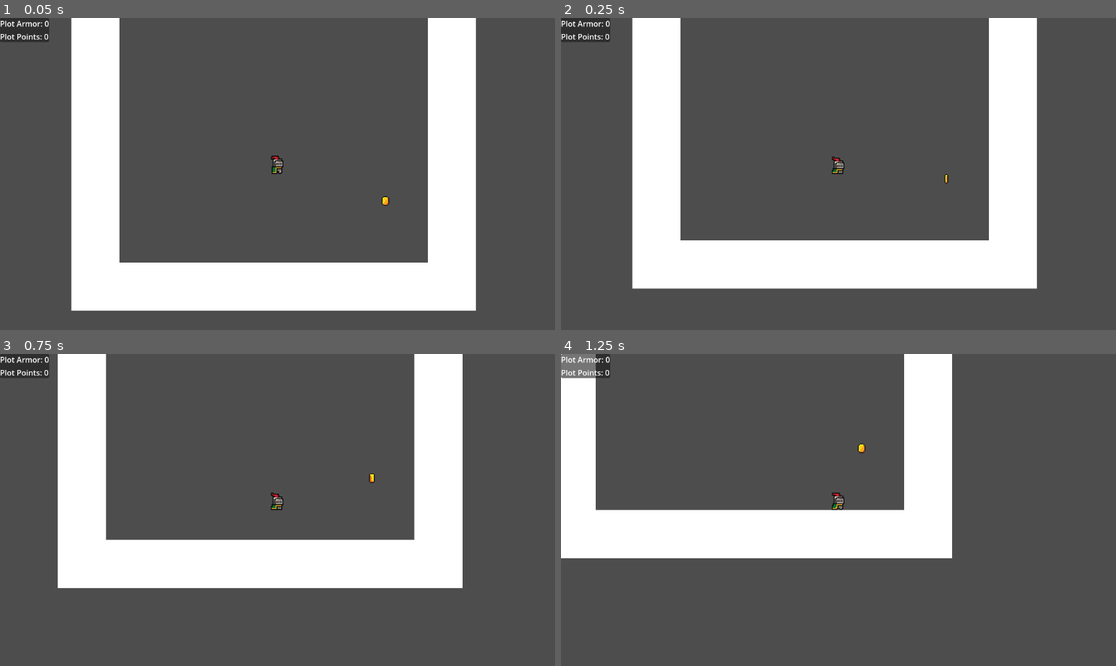
Above: before the commit, frames 1-4 (two rows, left to right).
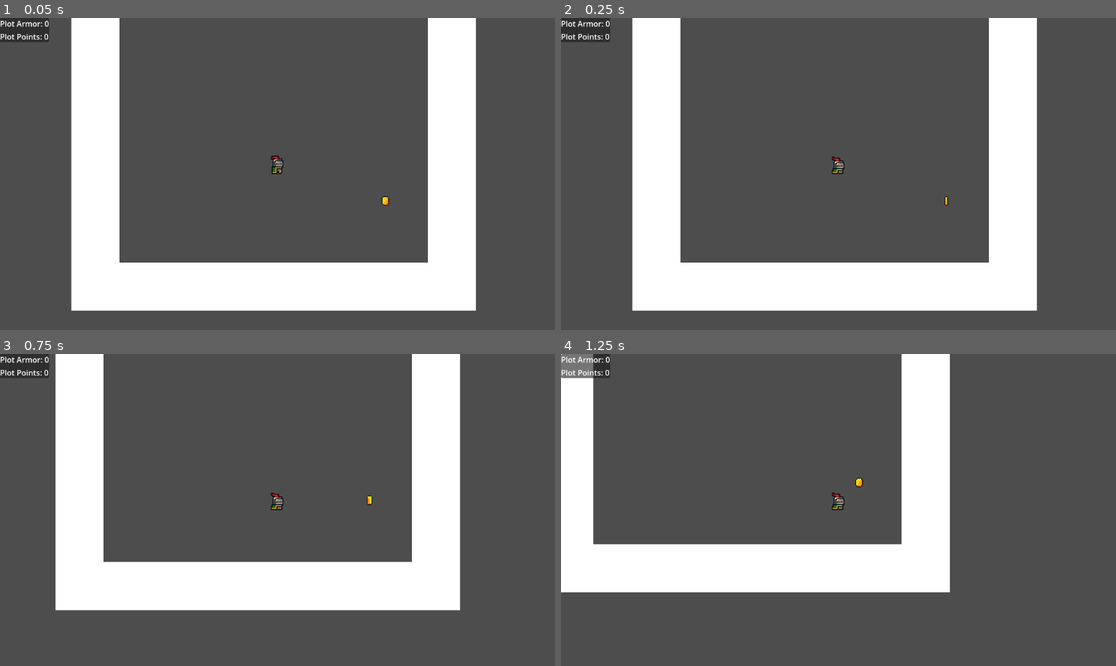
Above: after the commit, the same moments.

Repository: bustercrow-3818/the-gbj
Game: Godot game, scene res://stage/main_room.tscn
The game is run twice, just before and just after one commit, with the same random seed, the same clock (stepped at 60 frames per second) and the same inputs. The project has no main scene, so this scene is started directly.
Inputs:
- Up to frame 1 (0.05 s): no input
- Up to frame 2 (0.25 s): no input
- Up to frame 3 (0.75 s): hold D (right) from 0.53 s (still down); tap Space (jump) at 0.6 s
- Up to frame 4 (1.25 s): keep holding D (right); tap Space (jump) at 0.77, 1.07 s

Frame 1 is identical in both runs. In frame 2, 9.4% of the frame differs, in the area x 12-86%, y 49-94%; in frame 3, 11%; in frame 4, 15%, in the area x 0-71%, y 0-77%.
Error after the commit: Invalid access to property or key 'time_left' on a base object of type 'null instance'. (res://system/hud.gd:31)

Commit message:
more ground work toward news system

Diff:
--- /dev/null
+++ b/news_manager.gd
@@ -0,0 +1,6 @@
+extends Node
+class_name NewsManager
+
+@export_category("News Pools")
+@export var good_news_pool: NewsPool
+@export var bad_news_pool: NewsPool
--- a/player.gd
+++ b/player.gd
@@ -7,15 +7,9 @@
 var game_paused: bool = false
 
 @export_category("Stats")
-@export var run_accel: float = 25.0
-@export var run_decel: float = 50.0
-@export var run_speed_max: float = 300.0
+@export var move_stats: MovementStats
 var current_jump_height: float = 0
-@export var jump_speed: float = 500.0
-@export var jump_height_max: float = 5000.0
 var terminal_velocity: float = 1000.0
-@export var coyote_time: float = 0.5
-@export var fall_speed: float = 50.0
 
 @export_category("Other Stats")
 @export var max_plot_armor: int = 10
@@ -77,12 +71,12 @@
 	sprite.play(_new_animation)
 
 func idle(_data: Dictionary = {}) -> void:
-	velocity.x = move_toward(velocity.x, 0, run_decel)
+	velocity.x = move_toward(velocity.x, 0, move_stats.run_decel)
 
 	if direction != 0:
 		_change_state(states.RUN, "run")
 	elif Input.is_action_just_pressed("jump"):
-		velocity.y -= jump_speed
+		velocity.y -= move_stats.jump_speed
 		_change_state(states.JUMP, "jump")
 	elif is_on_floor() == false:
 		_change_state(states.COYOTE, "idle")
@@ -95,15 +89,15 @@
 	elif is_on_floor() == false:
 		_change_state(states.COYOTE, "run")
 	elif Input.is_action_just_pressed("jump"):
-		velocity.y -= jump_speed
+		velocity.y -= move_stats.jump_speed
 		_change_state(states.JUMP, "jump")
 
 
 func jump(_data: Dictionary = {}) -> void:
-	current_jump_height = move_toward(current_jump_height, jump_height_max, jump_speed)
+	current_jump_height = move_toward(current_jump_height, move_stats.jump_height_max, move_stats.jump_speed)
 	horizontal_motion()
 
-	if current_jump_height == jump_height_max or Input.is_action_just_released("jump") or is_on_ceiling():
+	if current_jump_height == move_stats.jump_height_max or Input.is_action_just_released("jump") or is_on_ceiling():
 		current_jump_height = 0
 		_change_state(states.FALL, "fall")
 
@@ -111,7 +105,7 @@
 	horizontal_motion()
 
 	if velocity.y < terminal_velocity:
-		velocity.y += fall_speed
+		velocity.y += move_stats.fall_speed
 
 	if is_on_floor():
 		current_jump_height = 0
@@ -123,16 +117,16 @@
 
 func dead(_data: Dictionary = {}) -> void:
 	if velocity.y < terminal_velocity:
-		velocity.y += fall_speed
+		velocity.y += move_stats.fall_speed
 
 func coyote_time_delay(_data: Dictionary = {}) -> void:
 	horizontal_motion()
 
 	if Input.is_action_just_pressed("jump"):
-		velocity.y -= jump_speed
+		velocity.y -= move_stats.jump_speed
 		_change_state(states.JUMP, "jump")
 	elif current_state != states.DEAD:
-		await get_tree().create_timer(coyote_time).timeout
+		await get_tree().create_timer(move_stats.coyote_time).timeout
 		_change_state(states.FALL, "fall")
 
 func horizontal_motion() -> void:
@@ -141,8 +135,8 @@
 	elif direction > 0:
 		sprite.flip_h = false
 
-	if velocity.x != run_speed_max * direction:
-		velocity.x = move_toward(velocity.x, run_speed_max * direction, run_accel)
+	if velocity.x != move_stats.run_speed_max * direction:
+		velocity.x = move_toward(velocity.x, move_stats.run_speed_max * direction, move_stats.run_accel)
 
 
 
--- a/player.tscn
+++ b/player.tscn
@@ -1,8 +1,13 @@
-[gd_scene load_steps=35 format=3 uid="uid://rs7jc5jasrwg"]
+[gd_scene load_steps=37 format=3 uid="uid://rs7jc5jasrwg"]
 
 [ext_resource type="Texture2D" uid="uid://dpjn6i8h3o3ir" path="res://assets/knight.png" id="1_4flbx"]
 [ext_resource type="Script" uid="uid://c074a03o7p4sn" path="res://player.gd" id="1_onrkg"]
+[ext_resource type="Script" uid="uid://dv8xgu7at6sn1" path="res://resources/stats/movement_stats.gd" id="2_hqtel"]
 [ext_resource type="PackedScene" uid="uid://b6ed5p3mrt3xf" path="res://system/hud.tscn" id="3_i3pqv"]
+
+[sub_resource type="Resource" id="Resource_sweqy"]
+script = ExtResource("2_hqtel")
+metadata/_custom_type_script = "uid://dv8xgu7at6sn1"
 
 [sub_resource type="CircleShape2D" id="CircleShape2D_i3pqv"]
 radius = 8.0
@@ -248,8 +253,7 @@
 
 [node name="player" type="CharacterBody2D" node_paths=PackedStringArray("sprite", "hud") groups=["player"]]
 script = ExtResource("1_onrkg")
-jump_height_max = 7500.0
-coyote_time = 0.05
+move_stats = SubResource("Resource_sweqy")
 sprite = NodePath("AnimatedSprite2D")
 hud = NodePath("hud")
 
--- a/resources/good_news/jump_higher.tres
+++ /dev/null
@@ -1,10 +0,0 @@
-[gd_resource type="Resource" script_class="News" load_steps=2 format=3 uid="uid://c7x501gegp0kj"]
-
-[ext_resource type="Script" uid="uid://fudv5kypsuig" path="res://resources/news_class.gd" id="1_3x2c8"]
-
-[resource]
-script = ExtResource("1_3x2c8")
-jump_height_adjustment = 32.0
-button_text = "You can jump higher now"
-tooltip = "Max jump height increased by one block"
-metadata/_custom_type_script = "uid://fudv5kypsuig"
--- /dev/null
+++ b/resources/news/bad_news/slippery_ground.tres
@@ -0,0 +1,10 @@
+[gd_resource type="Resource" script_class="StatsNews" load_steps=2 format=3 uid="uid://b1usqod0cwcu1"]
+
+[ext_resource type="Script" uid="uid://cg2y0cjedmpbk" path="res://resources/news/classes/stats_news.gd" id="1_qqvm1"]
+
+[resource]
+script = ExtResource("1_qqvm1")
+move_decel_adjustment = -10.0
+button_text = "Everything is more slippery"
+tooltip = "It takes longer to stop moving"
+metadata/_custom_type_script = "uid://cg2y0cjedmpbk"
--- /dev/null
+++ b/resources/news/classes/bad_news_class.gd
@@ -0,0 +1,2 @@
+extends News
+class_name BadNews
--- /dev/null
+++ b/resources/news/classes/good_news_class.gd
@@ -0,0 +1,2 @@
+extends News
+class_name GoodNews
--- /dev/null
+++ b/resources/news/classes/hazard_news.gd
@@ -0,0 +1 @@
+extends News
--- a/resources/news_class.gd
+++ b/resources/news/classes/news_class.gd
@@ -2,13 +2,6 @@
 class_name News
 
 var player: Player
-
-@export_category("Stats")
-@export var move_speed_adjustment: float = 0
-@export var move_accel_adjustment: float = 0
-@export var move_decel_adjustment: float = 0
-@export var jump_height_adjustment: float = 0
-
 
 @export_category("UI Information")
 @export_multiline var button_text: String = "<placeholder>"
--- /dev/null
+++ b/resources/news/classes/stats_news.gd
@@ -0,0 +1,8 @@
+extends News
+class_name StatsNews
+
+@export_category("Stats")
+@export var move_speed_adjustment: float = 0
+@export var move_accel_adjustment: float = 0
+@export var move_decel_adjustment: float = 0
+@export var jump_height_adjustment: float = 0
--- /dev/null
+++ b/resources/news/good_news/jump_higher.tres
@@ -0,0 +1,10 @@
+[gd_resource type="Resource" script_class="StatsNews" load_steps=2 format=3 uid="uid://c1hxppibcuvvi"]
+
+[ext_resource type="Script" uid="uid://cg2y0cjedmpbk" path="res://resources/news/classes/stats_news.gd" id="1_dbn1n"]
+
+[resource]
+script = ExtResource("1_dbn1n")
+jump_height_adjustment = 32.0
+button_text = "You can jump higher now"
+tooltip = "Max jump height +1 block"
+metadata/_custom_type_script = "uid://cg2y0cjedmpbk"
--- /dev/null
+++ b/resources/news/pools/all_bad_news.tres
@@ -0,0 +1,10 @@
+[gd_resource type="Resource" script_class="NewsPool" load_steps=4 format=3 uid="uid://bxoawseu6gu3f"]
+
+[ext_resource type="Script" uid="uid://fudv5kypsuig" path="res://resources/news/classes/news_class.gd" id="1_t0v5w"]
+[ext_resource type="Script" uid="uid://dld0caajsamfc" path="res://resources/news/classes/news_pool.gd" id="2_ixhas"]
+[ext_resource type="Resource" path="res://resources/news/good_news/jump_higher.tres" id="2_n7eb3"]
+
+[resource]
+script = ExtResource("2_ixhas")
+news = Array[ExtResource("1_t0v5w")]([ExtResource("2_n7eb3")])
+metadata/_custom_type_script = "uid://dld0caajsamfc"
--- /dev/null
+++ b/resources/news/pools/all_good_news.tres
@@ -0,0 +1,8 @@
+[gd_resource type="Resource" script_class="NewsPool" load_steps=3 format=3 uid="uid://bmdsixb7myjrt"]
+
+[ext_resource type="Script" uid="uid://fudv5kypsuig" path="res://resources/news/classes/news_class.gd" id="1_hxs2m"]
+[ext_resource type="Script" uid="uid://dld0caajsamfc" path="res://resources/news/classes/news_pool.gd" id="2_ljylu"]
+
+[resource]
+script = ExtResource("2_ljylu")
+metadata/_custom_type_script = "uid://dld0caajsamfc"
--- /dev/null
+++ b/resources/stats/movement_stats.gd
@@ -0,0 +1,15 @@
+extends Resource
+class_name MovementStats
+
+@export_category("Run")
+@export var run_accel: float = 25.0
+@export var run_decel: float = 50.0
+@export var run_speed_max: float = 300.0
+
+@export_category("Jump")
+@export var jump_speed: float = 500.0
+@export var jump_height_max: float = 5000.0
+
+@export_category("Gravity")
+@export var coyote_time: float = 0.5
+@export var fall_speed: float = 50.0
--- /dev/null
+++ b/system/good_news_button.gd
@@ -0,0 +1,14 @@
+extends Button
+class_name GoodNewsButton
+
+@export var pool: NewsPool
+
+var news: GoodNews
+
+func randomly_assign_news() -> void:
+	news = pool.news.pick_random()
+	set_button_text()
+
+func set_button_text() -> void:
+	text = news.button_text
+	tooltip_text = news.tooltip
--- a/system/hud.gd
+++ b/system/hud.gd
@@ -66,7 +66,6 @@
 func show_game_display() -> void:
 	hide_all_interface()
 	%game_display.show()
-	%timer.show()
 
 func show_news() -> void:
 	hide_all_interface()
--- a/system/hud.tscn
+++ b/system/hud.tscn
@@ -1,6 +1,8 @@
-[gd_scene load_steps=2 format=3 uid="uid://b6ed5p3mrt3xf"]
+[gd_scene load_steps=4 format=3 uid="uid://b6ed5p3mrt3xf"]
 
 [ext_resource type="Script" uid="uid://1je3jer5br4i" path="res://system/hud.gd" id="1_37p78"]
+[ext_resource type="Script" uid="uid://in4gygc0qbur" path="res://system/good_news_button.gd" id="2_g1b03"]
+[ext_resource type="Resource" uid="uid://bmdsixb7myjrt" path="res://resources/news/pools/all_good_news.tres" id="3_lrwdk"]
 
 [node name="hud" type="CanvasLayer"]
 script = ExtResource("1_37p78")
@@ -66,36 +68,6 @@
 layout_mode = 2
 text = "Plot Points: 0"
 
-[node name="timer" type="PanelContainer" parent="."]
-unique_name_in_owner = true
-visible = false
-anchors_preset = 5
-anchor_left = 0.5
-anchor_right = 0.5
-offset_left = -51.0
-offset_right = 51.0
-offset_bottom = 50.0
-grow_horizontal = 2
-
-[node name="time_display" type="Label" parent="timer"]
-unique_name_in_owner = true
-visible = false
-layout_mode = 2
-
-[node name="game_timer" type="Timer" parent="timer"]
-unique_name_in_owner = true
-wait_time = 60.0
-one_shot = true
-autostart = true
-
-[node name="timer_bar" type="ProgressBar" parent="timer"]
-unique_name_in_owner = true
-layout_mode = 2
-size_flags_vertical = 1
-max_value = 60.0
-fill_mode = 1
-show_percentage = false
-
 [node name="news" type="PanelContainer" parent="."]
 unique_name_in_owner = true
 visible = false
@@ -172,6 +144,8 @@
 tooltip_text = "Effect in more detail"
 text = "The fans like you"
 autowrap_mode = 2
+script = ExtResource("2_g1b03")
+pool = ExtResource("3_lrwdk")
 
 [node name="good_news_2" type="Button" parent="good_news/VBoxContainer/good_news_choices"]
 unique_name_in_owner = true
--- /dev/null
+++ b/system/news_manager.tscn
@@ -0,0 +1,6 @@
+[gd_scene load_steps=2 format=3 uid="uid://cswtlj0x7heg6"]
+
+[ext_resource type="Script" uid="uid://lmcr7pnyeiwn" path="res://news_manager.gd" id="1_fyd0x"]
+
+[node name="news_manager" type="Node"]
+script = ExtResource("1_fyd0x")
--- a/system/signal_bus.gd
+++ b/system/signal_bus.gd
@@ -10,6 +10,7 @@
 
 signal time_out
 
+signal news_stats_adjusted(_data: Dictionary)
 
 
 @warning_ignore_restore("unused_signal")
--- /dev/null
+++ b/system/timer.tscn
@@ -0,0 +1,30 @@
+[gd_scene format=3 uid="uid://bobbbx0fxnydr"]
+
+[node name="timer" type="PanelContainer"]
+visible = false
+anchors_preset = 5
+anchor_left = 0.5
+anchor_right = 0.5
+offset_left = -51.0
+offset_right = 51.0
+offset_bottom = 50.0
+grow_horizontal = 2
+
+[node name="time_display" type="Label" parent="."]
+unique_name_in_owner = true
+visible = false
+layout_mode = 2
+
+[node name="game_timer" type="Timer" parent="."]
+unique_name_in_owner = true
+wait_time = 60.0
+one_shot = true
+autostart = true
+
+[node name="timer_bar" type="ProgressBar" parent="."]
+unique_name_in_owner = true
+layout_mode = 2
+size_flags_vertical = 1
+max_value = 60.0
+fill_mode = 1
+show_percentage = false
Not shown, added: news_manager.gd.uid
Not shown, added: resources/news/classes/bad_news_class.gd.uid
Not shown, added: resources/news/classes/good_news_class.gd.uid
Not shown, added: resources/news/classes/hazard_news.gd.uid
Renamed: resources/news_class.gd.uid -> resources/news/classes/news_class.gd.uid
Renamed: resources/news_pool.gd -> resources/news/classes/news_pool.gd
Renamed: resources/news_pool.gd.uid -> resources/news/classes/news_pool.gd.uid
Not shown, added: resources/news/classes/stats_news.gd.uid
Not shown, added: resources/stats/movement_stats.gd.uid
Not shown, added: system/good_news_button.gd.uid
